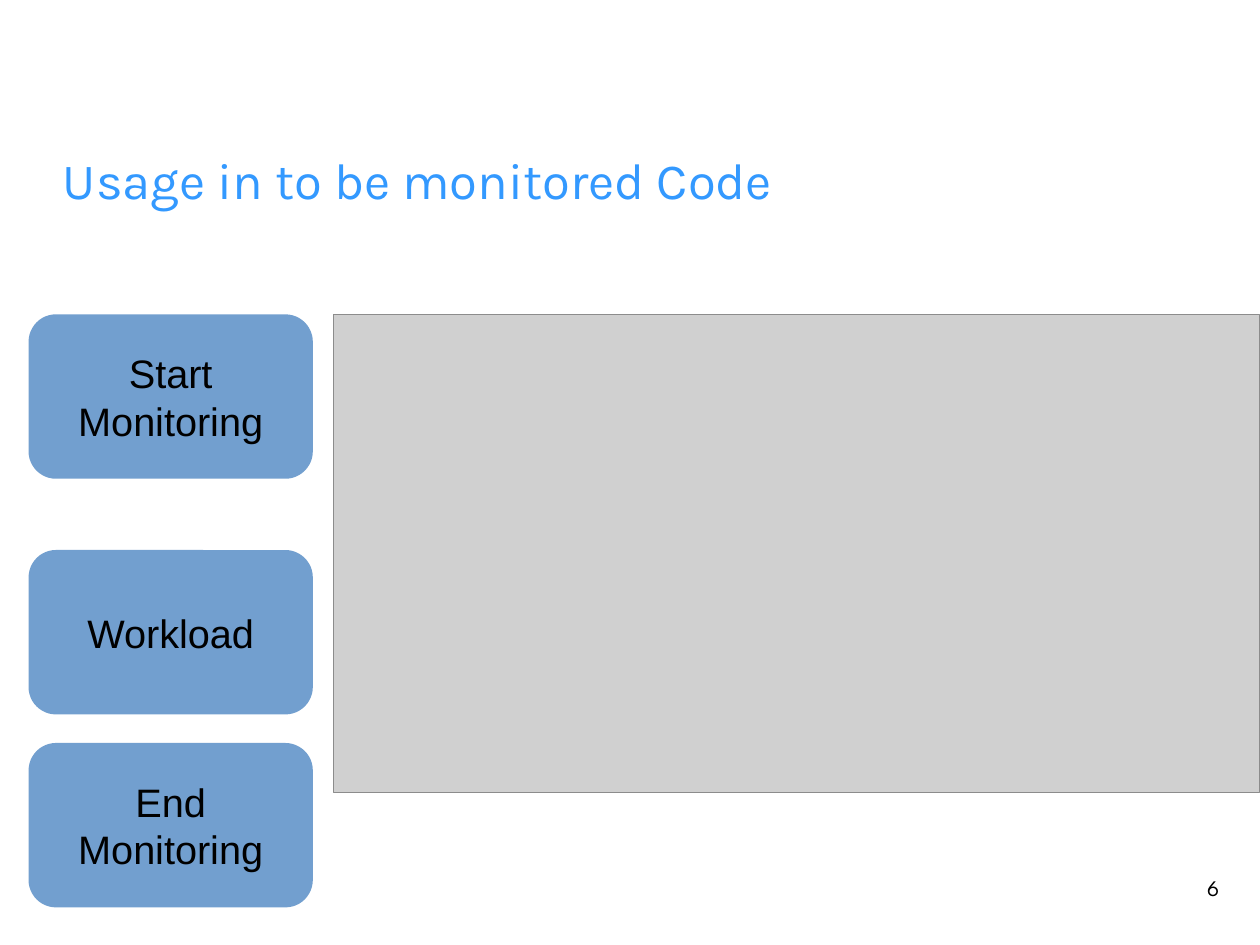
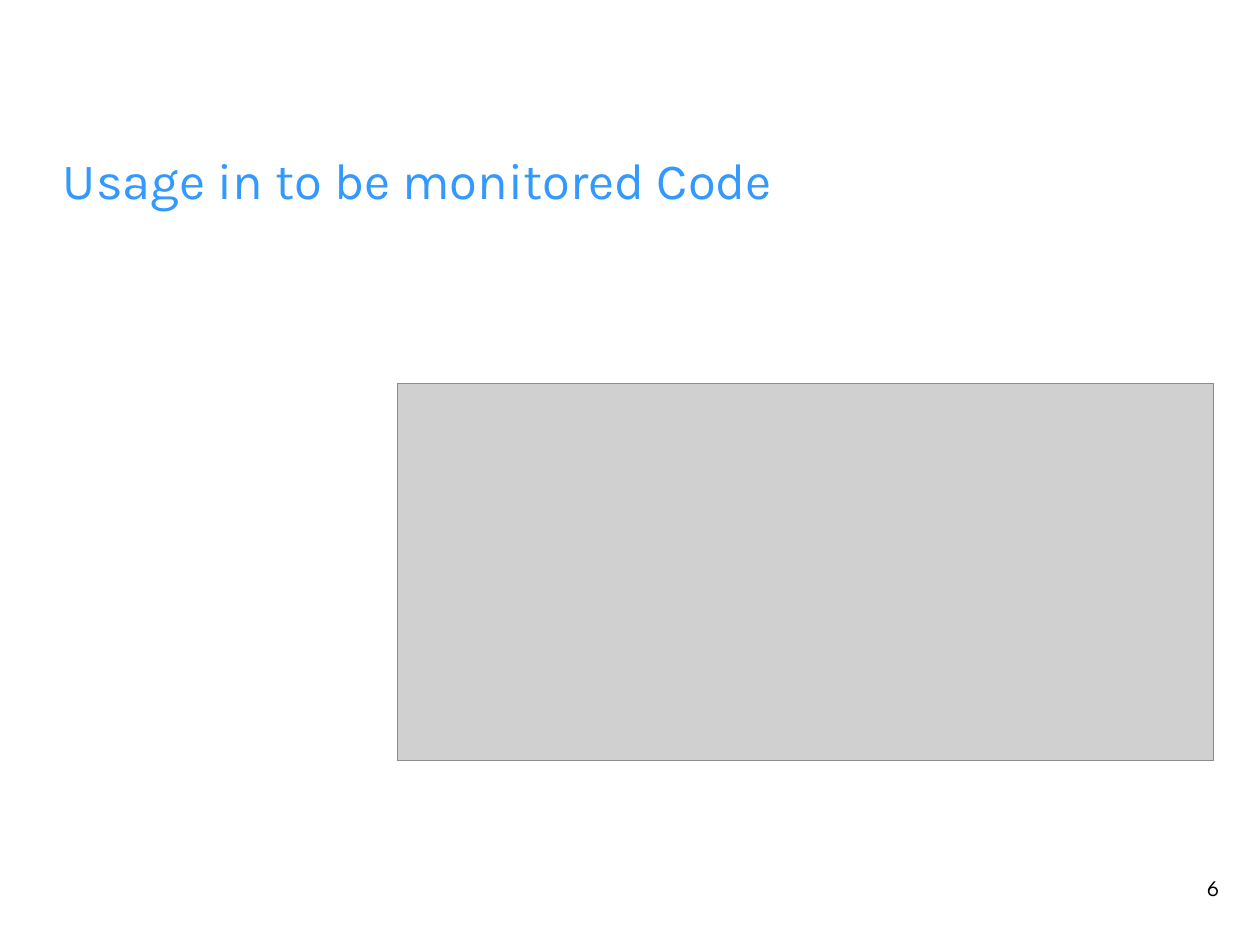
Before and after one commit to fhilprec/HardwareMonitoring, a slide deck: slide 6 of ProjectPresentation.odp. Drawn at 1260x945 pixels with LibreOffice and Linux fonts; fonts in the diff are those of the drawing; grey boxes stand for pictures; background and template pictures are left out. Boxes give left, top, right and bottom in pixels: in the first picture for what was removed or moved away, otherwise in the second. Text is boxed around its words. In the diff, an @@ line names an element or a change of style, - is before the commit and + after.

```diff
--- a/ProjectPresentation.odp
+++ b/ProjectPresentation.odp
@@ rounded rectangle removed at bbox=[29, 314, 313, 479] @@
-Start
-Monitoring
@@ picture: place and size @@
-picture at bbox=[334, 314, 1260, 792]
+picture at bbox=[398, 384, 1214, 761]
@@ rounded rectangle removed at bbox=[29, 550, 313, 715] @@
-Workload
@@ rounded rectangle removed at bbox=[29, 743, 313, 908] @@
-End
-Monitoring
```
Also in this commit, not shown: 5 other slides changed, 1 other file.
